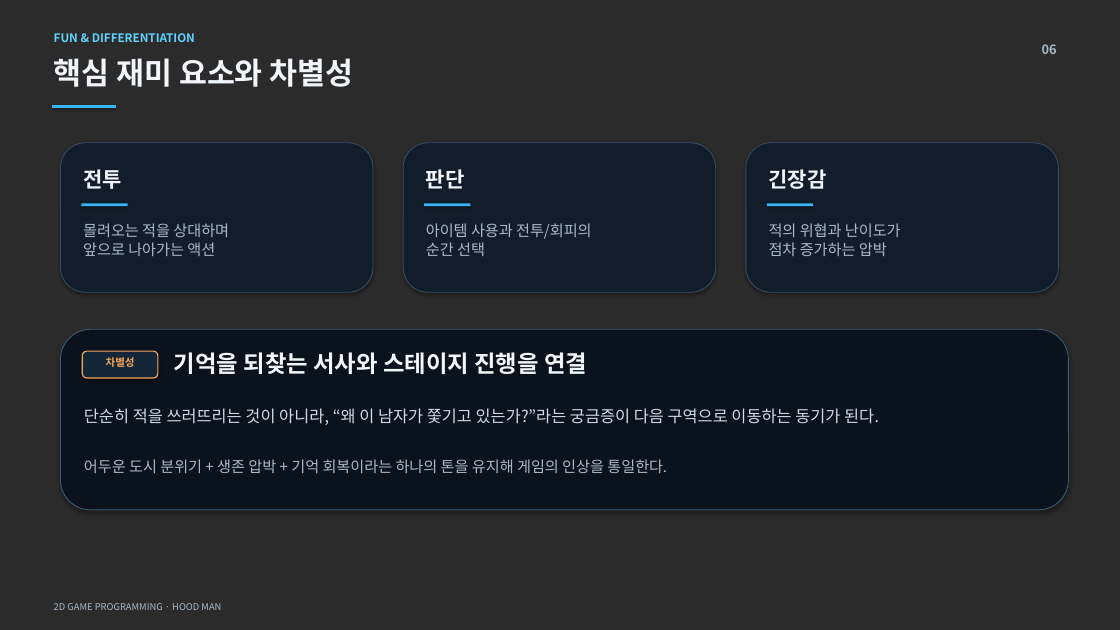
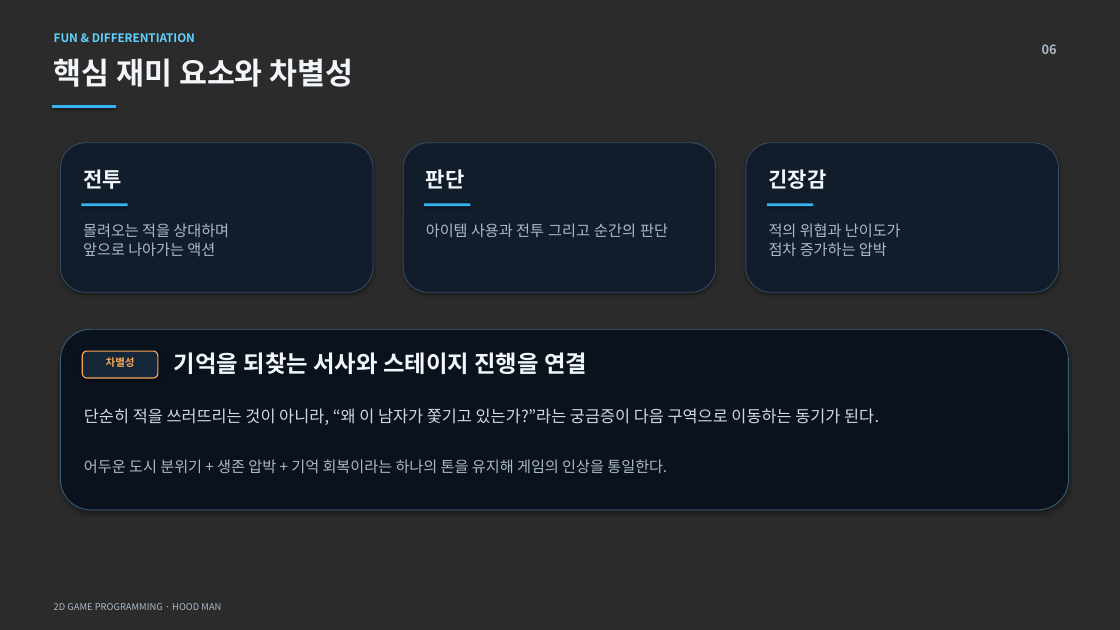
Before and after one commit to 2023180001-Kang/2DPRC, a slide deck: slide 5 of 2023180001_강동수_2D게임프로그래밍_1차발표.pptx (slide 6 before the commit). Drawn at 1120x630 pixels with LibreOffice and Linux fonts; fonts in the diff are those of the drawing; background and template pictures are left out; a plain dark background stands for a picture behind light text. Boxes give left, top, right and bottom in pixels: in the first picture for what was removed or moved away, otherwise in the second. Text is boxed around its words. In the diff, an @@ line names an element or a change of style, - is before the commit and + after.

```diff
--- a/2023180001_강동수_2D게임프로그래밍_1차발표.pptx
+++ b/2023180001_강동수_2D게임프로그래밍_1차발표.pptx
@@ text at box(426, 223, 668, 237): text changed @@
-아이템 사용과 전투/회피의
-순간 선택
+아이템 사용과 전투 그리고 순간의 판단
```
Also in this commit, not shown: 4 other slides changed, 2 slides removed, 1 other file.
